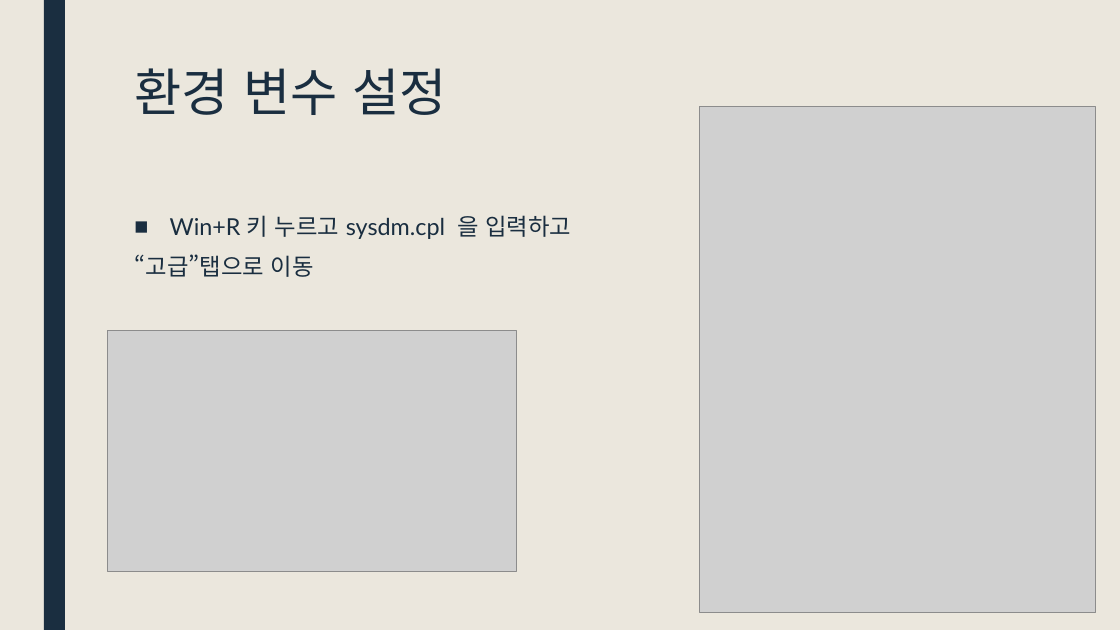
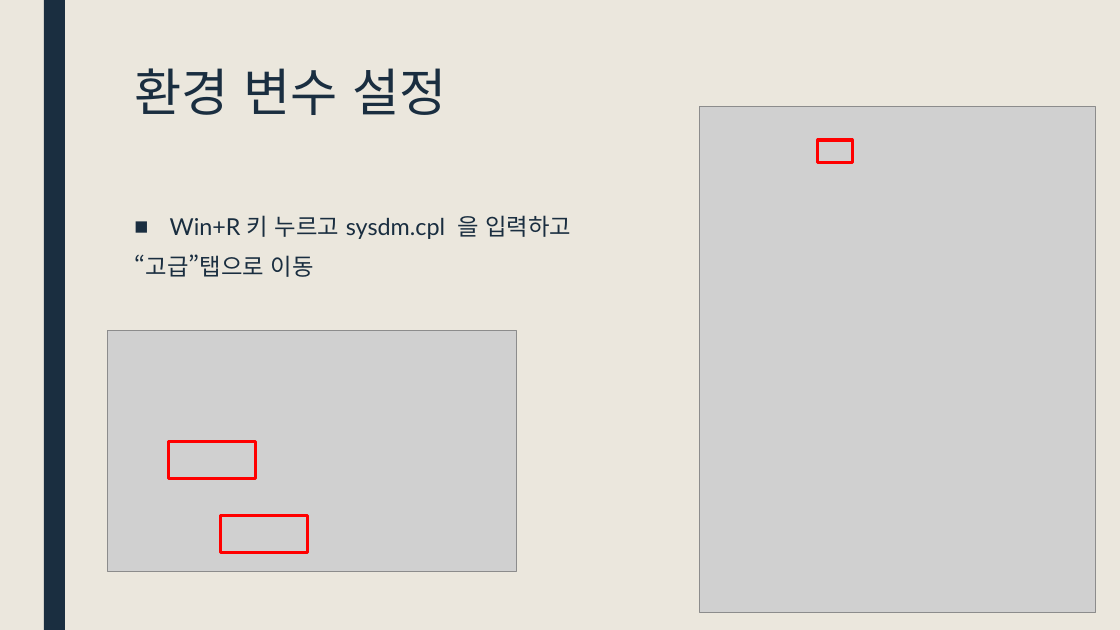
Before and after one commit to DongJoonLeeDJ/AI_305_7_20220627, a slide deck: slide 7 of djJava/자바 환경 설정.pptx. Drawn at 1120x630 pixels with LibreOffice and Linux fonts; fonts in the diff are those of the drawing; grey boxes stand for pictures. Boxes give left, top, right and bottom in pixels: in the first picture for what was removed or moved away, otherwise in the second. Text is boxed around its words. In the diff, an @@ line names an element or a change of style, - is before the commit and + after.

```diff
--- a/djJava/자바 환경 설정.pptx
+++ b/djJava/자바 환경 설정.pptx
@@ rectangle added at bbox=[818, 140, 853, 163], outline #FF0000 2.75 pt @@
@@ rectangle added at bbox=[168, 442, 255, 479], outline #FF0000 2.75 pt @@
@@ rectangle added at bbox=[220, 515, 308, 552], outline #FF0000 2.75 pt @@
```
Also in this commit, not shown: 7 other slides changed, 3 slides added.
